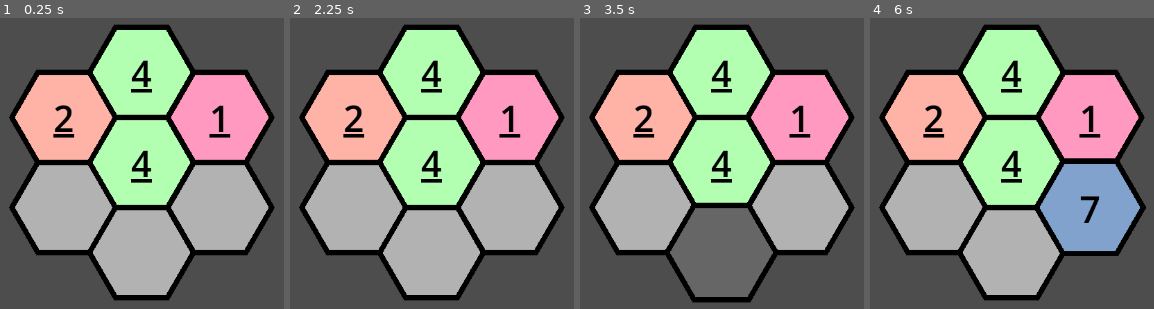
Above: before the commit, frames 1-4 (left to right).
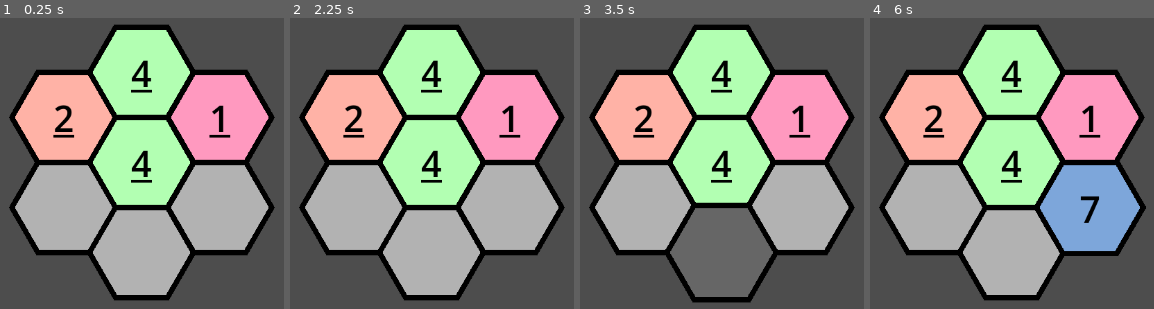
Above: after the commit, the same moments.

Repository: CattacoCattaco/Fillhex
Game: Godot game, scene res://hex_grid/hex_grid.tscn
Same seed, same stepped clock (60 frames per second), same inputs: the game is played once before the commit and once after it.
Inputs (mouse positions are in pixels of both pictures, inside the frame that each line leads up to):
- Up to frame 1 (0.25 s): no input
- Up to frame 2 (2.25 s): tap Enter (hex_deselect) at 0.5, 2 s; hold Right 0.53-1.28 s; hold 1 (hex_1) 0.53-1.28 s; click (432, 163) at 0.67 s; tap Space at 1.25 s; move the mouse to (352, 207) at 1.27 s; hold Down 1.28-2.03 s; tap 0 (hex_10) at 1.35 s; click (352, 207) at 1.42 s; move the mouse to (352, 116) at 2.02 s; hold Right from 2.03 s (still down); hold 2 (hex_2) from 2.03 s (still down); click (352, 116) at 2.17 s
- Up to frame 3 (3.5 s): tap Space at 2.75 s; move the mouse to (722, 253) at 2.77 s; release Right at 2.78 s; release 2 (hex_2) at 2.78 s; hold Up from 2.78 s (still down); tap 3 (hex_3) at 2.85 s; click (722, 253) at 2.92 s
- Up to frame 4 (6 s): tap Enter (hex_deselect) at 3.5 s; move the mouse to (1012, 163) at 3.52 s; release Up at 3.53 s; hold 4 (hex_4) 3.53-4.28 s; hold Left 3.53-5.03 s; click (1012, 163) at 3.67 s; tap Space at 4.25 s; move the mouse to (1012, 73) at 4.27 s; tap 5 (hex_5) at 4.35 s; click (1012, 73) at 4.42 s; move the mouse to (1088, 207) at 5.02 s; hold Down 5.03-5.78 s; hold 6 (hex_6) 5.03-5.78 s; click (1088, 207) at 5.17 s; move the mouse to (1088, 116) at 5.77 s; hold Right from 5.78 s (still down); tap 7 (hex_7) at 5.85 s; click (1088, 116) at 5.92 s

The runs differ from the first frame. In frame 1, 0.1% of the frame differs, in the area x 18-82%, y 24-56%; in frame 2, 0.3%; in frame 3, 0.2%; in frame 4, 0.4%, in the area x 18-87%, y 24-65%.

Commit message:
Create HexState
Created a new HexState class so that when the grid is redrawn, your progress isn't erased and your selection stays the same.

Diff:
--- a/hex_grid/hex/hex.gd
+++ b/hex_grid/hex/hex.gd
@@ -57,12 +57,14 @@
 @export var number: int = 1:
 	set(value):
 		number = value
-		color = get_state_color(state)
-		queue_redraw()
+		hex_grid.hex_data[pos].number = number
+		queue_redraw()
+		tween_to_state()
 
 @export var given: bool = true:
 	set(value):
 		given = value
+		hex_grid.hex_data[pos].given = given
 		queue_redraw()
 
 @export var update: bool = false:
@@ -71,7 +73,7 @@
 		queue_redraw()
 
 
-@onready var color: Color = COLORS[number]:
+@onready var color: Color = get_state_color(state):
 	set(value):
 		color = value
 		queue_redraw()
@@ -80,6 +82,7 @@
 var state: State = State.NORMAL:
 	set(value):
 		state = value
+		hex_grid.hex_data[pos].state = state
 		queue_redraw()
 
 var zoom_factor: float = 1.0:
@@ -90,6 +93,7 @@
 var zoom_tween: Tween
 
 var hex_grid: HexGrid
+var pos: Vector2i
 
 
 func _ready() -> void:
@@ -119,7 +123,7 @@
 		if given:
 			var underline_start := text_pos + Vector2(0, 5)
 			var underline_end := text_pos + Vector2(text_width, 5)
-			draw_line(underline_start, underline_end, BLACK, 5)
+			draw_line(underline_start, underline_end, BLACK, max(scale_factor * 0.06, 2))
 
 
 func _input(event: InputEvent) -> void:
--- /dev/null
+++ b/hex_grid/hex/hex_state/hex_data.gd
@@ -0,0 +1,12 @@
+class_name HexData
+extends Resource
+
+@export var number: int
+@export var state: Hex.State
+@export var given: bool
+
+
+func _init(p_number: int = 0, p_state: Hex.State = Hex.State.NORMAL, p_given: bool = false) -> void:
+	number = p_number
+	state = p_state
+	given = p_given
--- a/hex_grid/hex_grid.gd
+++ b/hex_grid/hex_grid.gd
@@ -13,6 +13,7 @@
 		queue_redraw()
 
 var grid_hexes: Dictionary[Vector2i, Hex] = {}
+var hex_data: Dictionary[Vector2i, HexData] = {}
 
 var selected_hex: Hex
 
@@ -64,9 +65,22 @@
 	for pos in level.hexes:
 		var hex := Hex.new()
 
-		hex.number = level.hexes[pos]
-		hex.given = hex.number != 0
+		if not hex_data.has(pos):
+			var number: int = level.hexes[pos]
+			var state: Hex.State = Hex.State.NORMAL
+			var is_given: bool = level.hexes[pos] != 0
+
+			hex_data[pos] = HexData.new(number, state, is_given)
+
 		hex.hex_grid = self
+		hex.pos = pos
+
+		hex.number = hex_data[pos].number
+		hex.state = hex_data[pos].state
+		hex.given = hex_data[pos].given
+
+		if hex.is_selected():
+			selected_hex = hex
 
 		add_child(hex)
 		grid_hexes[pos] = hex
Not shown, added: hex_grid/hex/hex_state/hex_data.gd.uid
